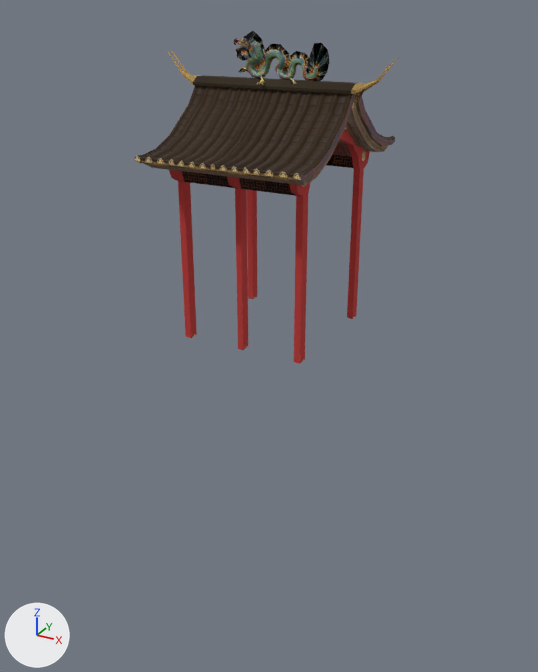
One commit to the OBJ model ModelliFinali/tettodrago.obj: the scene before it, then after it.
The view is the same before and after, from a camera (50 mm lens) standing at (20.7, -30.7, 4.9) and looking at (3.7, 0.3, -10.6). The lights are fixed; the arrows at lower left show +X, +Y and +Z. Where no turn or scale is listed for an object, it has been applied to the vertices. Vertices at the same position are counted once.

Script lines for the objects in view, before the commit:
```python
me_tettodrago_cube_000 = bpy.data.meshes.new('tettodrago_Cube.000')
me_tettodrago_cube_000.from_pydata(...)  # 1188 vertices, 1123 faces; spans x -1.66..9.68, y -5.07..5.4, z -9.94..4.01
me_tettodrago_cube_000.materials.append(mat_none)  # picture img_torretta_png
ob_tettodrago_cube_000 = bpy.data.objects.new('tettodrago_Cube.000', me_tettodrago_cube_000)
ob_tettodrago_cube_000.location = (0.0, 0.0, 0.0)
```
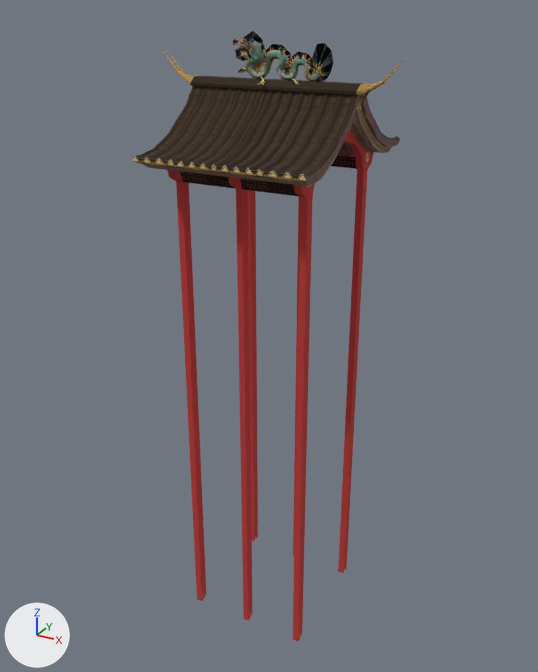
Edits to the bpy script that builds the scene:
```text
Change me_tettodrago_cube_000:
    used by ob_tettodrago_cube_000; location = (0.0, 0.0, 0.0)
    remove me_tettodrago_cube_000.from_pydata(...)  # 1188 vertices, 1123 faces; spans x -1.66..9.68, y -5.07..5.4, z -9.94..4.01
    add me_tettodrago_cube_000.from_pydata(...)  # 1188 vertices, 1123 faces; spans x -1.87..10.0, y -5.07..5.4, z -26.69..3.99
    me_tettodrago_cube_000 part 1: the loose piece of 684 vertices spanning x -1.66..9.68, y -5.07..5.4, z -1.53..3.08 is multiplied about its middle by the matrix ((1.047, 0.0, 0.0), (0.0, 1.0, 0.0), (0.0, 0.0, 1.0)), then moved by (0.05, 0.0, -0.02)
    me_tettodrago_cube_000 part 2: the loose piece of 367 vertices spanning x 1.92..6.67, y -0.69..0.82, z 1.73..4.01 is scaled about its middle by (1.05, 1, 1), then moved by (0.06, 0.0, -0.02)
    me_tettodrago_cube_000 part 3: 137 of 1188 vertices moved; they spanned x 0.86..7.17, y -3.86..4.18, z -9.94..1.18 and now span x 0.76..7.37, y -3.86..4.18, z -26.69..1.17; mean shift (0.05, 0.0, -3.44); largest move (7.17, -3.14, -9.94) -> (7.37, -3.14, -26.69)
```

Where the change shows, as pixel boxes [x1, y1, x2, y2] in the pictures (538 x 672 px; the box of a moved part takes in the faces that stretch with it):
'tettodrago_Cube.000', reshaped (83% taller)
    before: [135, 31, 398, 364]
    after: [132, 31, 406, 641]
part 1 of me_tettodrago_cube_000, moved or reshaped
    before: [135, 50, 398, 186]
    after: [132, 50, 406, 187]
part 2 of me_tettodrago_cube_000, moved or reshaped
    before: [234, 31, 329, 84]
    after: [233, 31, 333, 85]
part 3 of me_tettodrago_cube_000, moved or reshaped
    before: [169, 127, 370, 364]
    after: [167, 129, 374, 641]
